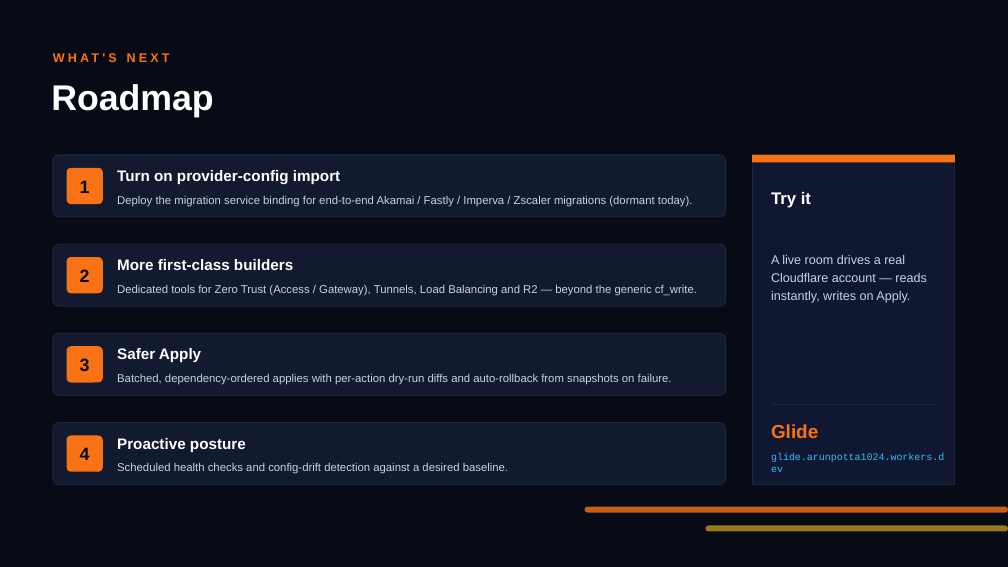
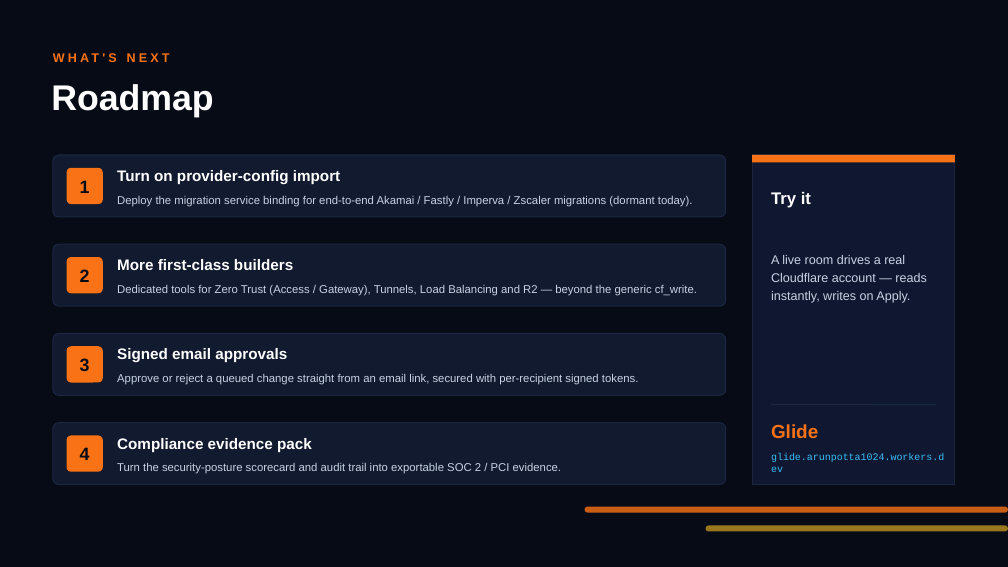
Before and after one commit to pottaarun/Glide, a slide deck: slide 9 of Glide.pptx (slide 7 before the commit). Drawn at 1008x567 pixels with LibreOffice and Linux fonts; fonts in the diff are those of the drawing. Boxes give left, top, right and bottom in pixels: in the first picture for what was removed or moved away, otherwise in the second. Text is boxed around its words. In the diff, an @@ line names an element or a change of style, - is before the commit and + after.

Commit message:
docs+deck: document governance suite & verify; add ROI + Governance slides
- Docs: drop stale "validation disabled" claims across README and docs/*;
  document the governance & change-safety suite (posture scorecard, drift
  watch, blast radius, auto-rollback, scheduled Apply, four-eyes, webhook +
  in-app notifications) and the re-enabled read-only post-migration Verify
  presence check.
- Deck: add Governance & Control and Return-on-Investment slides, correct the
  tool count (26 -> 24), sharpen the title tagline, refresh roadmap items, and
  renumber footers to /9.

```diff
--- a/Glide.pptx
+++ b/Glide.pptx
@@ text at bbox=[117, 348, 287, 363]: text changed @@
-Safer Apply
+Signed email approvals
@@ text at bbox=[117, 374, 639, 385]: text changed @@
-Batched, dependency-ordered applies with per-action dry-run diffs and auto-rollback from snapshots on failure.
+Approve or reject a queued change straight from an email link, secured with per-recipient signed tokens.
@@ text at bbox=[117, 438, 312, 452]: text changed @@
-Proactive posture
+Compliance evidence pack
@@ text at bbox=[117, 463, 562, 474]: text changed @@
-Scheduled health checks and config-drift detection against a desired baseline.
+Turn the security-posture scorecard and audit trail into exportable SOC 2 / PCI evidence.
```
Also in this commit, not shown: 6 other slides changed, 2 slides added, 6 other files.
